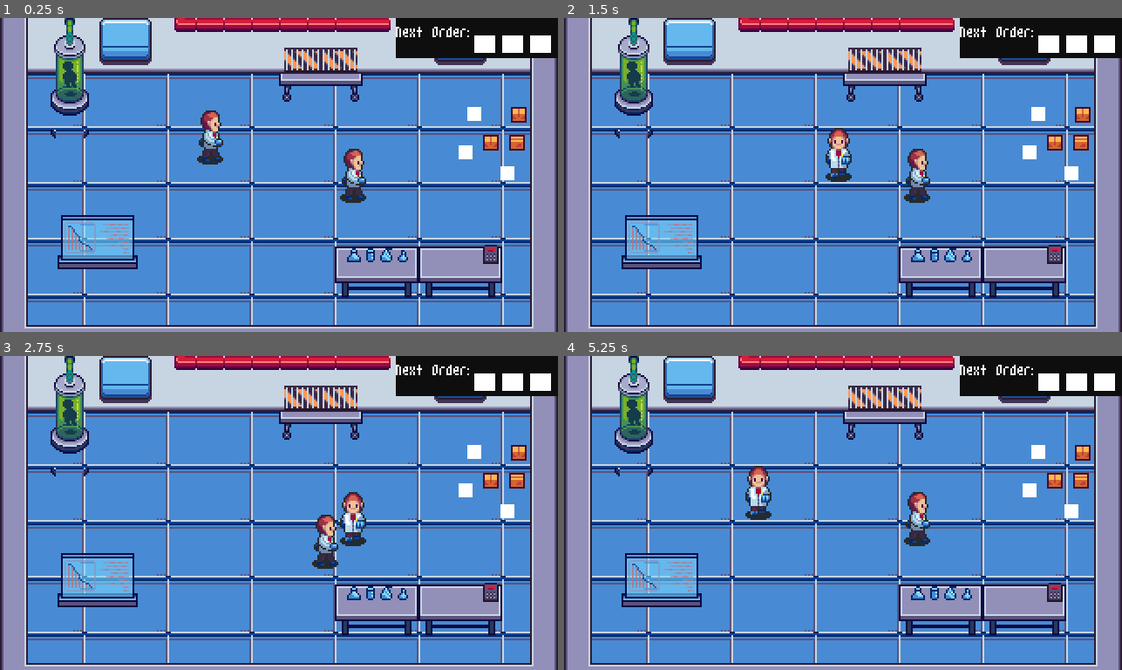
Above: before the commit, frames 1-4 (two rows, left to right).
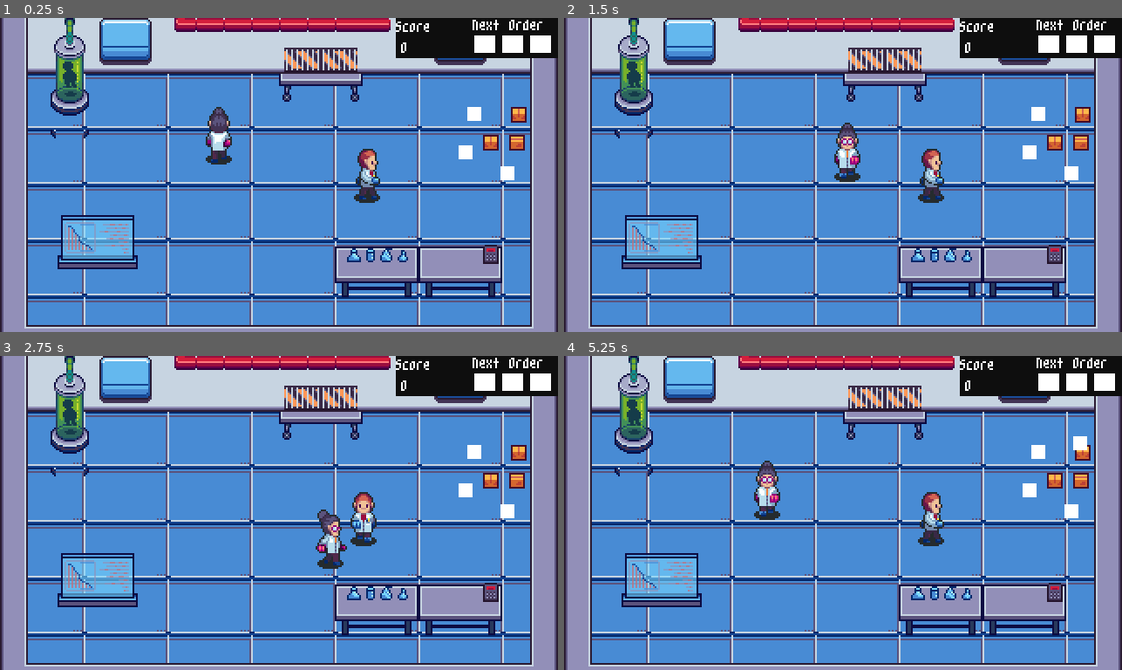
Above: after the commit, the same moments.

Repository: icvara/GERF_videogame
Game: Godot game, scene res://overlab/main_overlab.tscn
Two runs of this game, one before a commit and one after it. Both use one fixed random seed, a clock stepped at 60 frames per second and the inputs below. This scene is started directly instead of the project's main scene.
Inputs (mouse positions are in pixels of both pictures, inside the frame that each line leads up to):
- Up to frame 1 (0.25 s): no input
- Up to frame 2 (1.5 s): tap Enter at 0.5 s; move the mouse to (965, 159) at 0.52 s; hold D (right) 0.53-1.28 s; tap Space (space) at 0.6 s; click (965, 159) at 0.67 s; tap Keypad 0 (space2, bound only after the commit) at 0.8, 1.35 s; move the mouse to (731, 190) at 1.27 s; hold S (down) from 1.28 s (still down)
- Up to frame 3 (2.75 s): tap Space (space) at 1.55 s; move the mouse to (334, 443) at 2.02 s; release S (down) at 2.03 s; hold D (right) from 2.03 s (still down); tap Down (down2) at 2.1 s; tap Keypad 0 (space2, bound only after the commit) at 2.3 s
- Up to frame 4 (5.25 s): move the mouse to (815, 575) at 2.77 s; release D (right) at 2.78 s; hold W (up) 2.78-3.53 s; tap F (fight) at 2.85 s; click (815, 575) at 2.92 s; tap Space (space) at 3.05, 4.55, 5.1 s; move the mouse to (1010, 560) at 3.52 s; hold A (left) 3.53-5.03 s; tap Left (left2) at 3.6 s; tap Keypad 0 (space2, bound only after the commit) at 3.8 s; tap I (inventory) at 4.15 s; move the mouse to (675, 465) at 4.27 s; tap Right (right2) at 4.35 s; move the mouse to (870, 513) at 5.02 s; hold S (down) from 5.03 s (still down); click (870, 513) at 5.17 s

The runs differ from the first frame. In frame 1, 2.1% of the frame differs, in the area x 35-98%, y 0-59%; in frame 2, 2.2%; in frame 3, 1.9%; in frame 4, 2.3%, in the area x 32-98%, y 0-61%.

Commit message:
overlab prototype done?

Diff:
--- /dev/null
+++ b/overlab/Workstation.tscn
@@ -0,0 +1,26 @@
+[gd_scene load_steps=3 format=3 uid="uid://cdyggnuat3b8x"]
+
+[ext_resource type="Script" uid="uid://c586sscvv0c53" path="res://overlab/workstation.gd" id="1_afujj"]
+
+[sub_resource type="RectangleShape2D" id="RectangleShape2D_afujj"]
+size = Vector2(32, 32)
+
+[node name="Workstation" type="StaticBody2D" groups=["workstation"]]
+script = ExtResource("1_afujj")
+
+[node name="CollisionShape2D" type="CollisionShape2D" parent="."]
+shape = SubResource("RectangleShape2D_afujj")
+
+[node name="ProgressBar" type="ProgressBar" parent="."]
+visible = false
+offset_left = -30.0
+offset_top = 19.0
+offset_right = 33.0
+offset_bottom = 28.0
+max_value = 10.0
+show_percentage = false
+
+[node name="Timer" type="Timer" parent="."]
+wait_time = 0.1
+
+[connection signal="timeout" from="Timer" to="." method="_on_timer_timeout"]
--- /dev/null
+++ b/overlab/global_variable_overlab.gd
@@ -0,0 +1,4 @@
+extends Node
+
+
+var score = 0
--- a/overlab/item.gd
+++ b/overlab/item.gd
@@ -1,13 +1,35 @@
-extends RigidBody2D
+extends CharacterBody2D
 
+var player_holding
+
+var item_ID = "DNA"
 
 func PickUP(player):
 	#player.add_child(self)
 	if player.inventory == null:
 		player.inventory = self
+		player_holding = player
+		#linear_damp = 0
+		set_collision_layer_value(1,false)
+
+		#set_physics_process(false)
 
 
 func Drop(player):
 	if player.inventory != null:
 		player.inventory = null
+		player_holding = null
+
+		#linear_damp = 10
+		set_collision_layer_value(1,true)
+		#set_physics_process(true)
 	#get_parent().get_parent().add_child(self)
+
+
+func _physics_process(delta: float) -> void:
+	if player_holding:
+		pass#apply_central_impulse(player_holding.velocity)
+
+'func _process(delta: float) -> void:
+	if player_holding:
+		position = player_holding.position'
--- a/overlab/item.tscn
+++ b/overlab/item.tscn
@@ -2,11 +2,11 @@
 
 [ext_resource type="Script" uid="uid://cqdd4btabtbex" path="res://overlab/item.gd" id="1_axg4c"]
 
-[sub_resource type="RectangleShape2D" id="RectangleShape2D_f7h51"]
+[sub_resource type="RectangleShape2D" id="RectangleShape2D_axg4c"]
 size = Vector2(8, 8)
 
-[node name="Item" type="RigidBody2D"]
-gravity_scale = 0.0
+[node name="Item" type="CharacterBody2D" groups=["Item"]]
+motion_mode = 1
 script = ExtResource("1_axg4c")
 
 [node name="Sprite2D" type="Sprite2D" parent="."]
--- /dev/null
+++ b/overlab/main_overlab.gd
@@ -0,0 +1,12 @@
+extends Node2D
+
+
+@export var item : PackedScene
+
+
+
+
+func _on_timer_timeout() -> void:
+	var new_item = item.instantiate()
+	add_child(new_item)
+	new_item.position = Vector2(randi_range(280,300),randi_range(50,80))
--- a/overlab/main_overlab.tscn
+++ b/overlab/main_overlab.tscn
@@ -1,11 +1,13 @@
-[gd_scene load_steps=20 format=4 uid="uid://dok1ly7rkhme0"]
-
+[gd_scene load_steps=22 format=4 uid="uid://dok1ly7rkhme0"]
+
+[ext_resource type="Script" uid="uid://udpwraov6f2i" path="res://overlab/main_overlab.gd" id="1_d1t8u"]
 [ext_resource type="Texture2D" uid="uid://d5t833l5vfpy" path="res://overlab/asset/16px/tilesFloor.png" id="1_fqx68"]
 [ext_resource type="Texture2D" uid="uid://db1d16uoeyeon" path="res://overlab/asset/16px/tilesStuff.png" id="2_6mshp"]
 [ext_resource type="Texture2D" uid="uid://c4epq437ojbmu" path="res://overlab/asset/16px/tilesWalls.png" id="3_pnjgh"]
 [ext_resource type="PackedScene" uid="uid://bi1v36qu4r7la" path="res://overlab/player.tscn" id="4_cyka4"]
 [ext_resource type="PackedScene" uid="uid://cf6mcq38lapcb" path="res://overlab/item.tscn" id="5_6mshp"]
 [ext_resource type="PackedScene" uid="uid://da3hdpas0g7tu" path="res://overlab/order.tscn" id="5_d1t8u"]
+[ext_resource type="PackedScene" uid="uid://cdyggnuat3b8x" path="res://overlab/Workstation.tscn" id="6_cyka4"]
 [ext_resource type="PackedScene" uid="uid://ccwr8m4wr2mn" path="res://pause_menu.tscn" id="7_pnjgh"]
 
 [sub_resource type="TileSetAtlasSource" id="TileSetAtlasSource_o0fyi"]
@@ -2482,6 +2484,8 @@
 sources/2 = SubResource("TileSetAtlasSource_u5ew8")
 
 [node name="main_overlab" type="Node2D"]
+script = ExtResource("1_d1t8u")
+item = ExtResource("5_6mshp")
 
 [node name="TileMapLayer" type="TileMapLayer" parent="."]
 tile_map_data = PackedByteArray("AAAJAAgAAAAIAAoAAAAGAAUAAAAIAAsAAAAGAAYAAAAIAAoAAAAHAAUAAAAJAAsAAAAHAAYAAAAJAAoAAAAIAA …(3952 unchanged characters)…
@@ -2515,9 +2519,26 @@
 [node name="Item3" parent="." instance=ExtResource("5_6mshp")]
 position = Vector2(291, 89)
 
+[node name="workstation" parent="." instance=ExtResource("6_cyka4")]
+position = Vector2(215, 140)
+
+[node name="workstation2" parent="." instance=ExtResource("6_cyka4")]
+position = Vector2(181, 31)
+ID = 2
+
+[node name="workstation3" parent="." instance=ExtResource("6_cyka4")]
+position = Vector2(38, 34)
+ID = 1
+
 [node name="CanvasLayer" type="CanvasLayer" parent="."]
 
 [node name="Control" parent="CanvasLayer" instance=ExtResource("5_d1t8u")]
 
 [node name="Pause_menu" parent="CanvasLayer" instance=ExtResource("7_pnjgh")]
 visible = false
+
+[node name="Timer" type="Timer" parent="."]
+wait_time = 5.0
+autostart = true
+
+[connection signal="timeout" from="Timer" to="." method="_on_timer_timeout"]
--- /dev/null
+++ b/overlab/order.gd
@@ -0,0 +1,5 @@
+extends Control
+
+
+func _process(delta: float) -> void:
+	$score_value.text = str(GlobalVariableOverlab.score)
--- a/overlab/order.tscn
+++ b/overlab/order.tscn
@@ -1,12 +1,15 @@
-[gd_scene format=3 uid="uid://da3hdpas0g7tu"]
+[gd_scene load_steps=2 format=3 uid="uid://da3hdpas0g7tu"]
 
-[node name="Control" type="Control"]
+[ext_resource type="Script" uid="uid://ds0fvv6cqd5da" path="res://overlab/order.gd" id="1_0iahy"]
+
+[node name="Order" type="Control"]
 layout_mode = 3
 anchors_preset = 15
 anchor_right = 1.0
 anchor_bottom = 1.0
 grow_horizontal = 2
 grow_vertical = 2
+script = ExtResource("1_0iahy")
 
 [node name="ColorRect" type="ColorRect" parent="."]
 layout_mode = 1
@@ -20,10 +23,27 @@
 
 [node name="Label" type="Label" parent="."]
 layout_mode = 0
+offset_left = 271.0
+offset_top = -4.0
+offset_right = 314.0
+offset_bottom = 9.0
+text = "Next Order"
+
+[node name="Label2" type="Label" parent="."]
+layout_mode = 0
 offset_left = 227.0
-offset_right = 267.0
-offset_bottom = 13.0
-text = "Next Order:"
+offset_top = -3.0
+offset_right = 270.0
+offset_bottom = 10.0
+text = "Score"
+
+[node name="score_value" type="Label" parent="."]
+layout_mode = 0
+offset_left = 230.0
+offset_top = 9.0
+offset_right = 273.0
+offset_bottom = 22.0
+text = "0"
 
 [node name="HBoxContainer" type="HBoxContainer" parent="."]
 layout_mode = 0
--- a/overlab/player.gd
+++ b/overlab/player.gd
@@ -2,10 +2,16 @@
 
 var SPEED = 50
 var interacting_with
+var interacting_with_workstation
 var inventory
+var push_force =  80
 @export var playerID = 1
 
+
+
 func _physics_process(delta):
+	if 	get_node("AnimatedSprite2D_"+str(playerID)).is_visible() == false:
+		get_node("AnimatedSprite2D_"+str(playerID)).show()
 
 	var direction = null
 	if playerID == 1:
@@ -19,44 +25,68 @@
 		velocity = Vector2(0,0)
 
 	if direction.x < 0:
-		$AnimatedSprite2D.play("left")
+		get_node("AnimatedSprite2D_"+str(playerID)).play("left")
 	elif direction.x > 0:
-		$AnimatedSprite2D.play("right")
+		get_node("AnimatedSprite2D_"+str(playerID)).play("right")
 	elif direction.y > 0:
-		$AnimatedSprite2D.play("front")
+		get_node("AnimatedSprite2D_"+str(playerID)).play("front")
 	elif direction.y < 0:
-		$AnimatedSprite2D.play("back")
+		get_node("AnimatedSprite2D_"+str(playerID)).play("back")
 	else:
-		$AnimatedSprite2D.stop()
+		get_node("AnimatedSprite2D_"+str(playerID)).stop()
 
 	move_and_slide()
+
+	for i in get_slide_collision_count():
+		var c = get_slide_collision(i)
+		if c.get_collider() is RigidBody2D:
+			c.get_collider().apply_central_impulse(-c.get_normal()*push_force)
+
 	if inventory != null:
+		#inventory.apply_central_force(velocity)
 		inventory.global_position = global_position
 
-	if Input.is_action_just_pressed("space"):
-		print(interacting_with)
-		print(inventory)
-		if interacting_with != null:
-			if inventory == null:
-				print("emptz")
-				interacting_with.PickUP(self)
+	if playerID == 1:
+		if Input.is_action_just_pressed("space"):
+			if interacting_with_workstation:
+				interacting_with_workstation.Use(self)
 			else:
-				print("emptz but busy")
-				inventory.Drop(self)
+				if interacting_with != null:
+					if inventory == null:
+						interacting_with.PickUP(self)
+					else:
+						inventory.Drop(self)
+				elif inventory != null:
+					inventory.Drop(self)
 
-		elif inventory != null:
-			print("non emptz")
-			inventory.Drop(self)
+
+	else:
+		if Input.is_action_just_pressed("space2"):
+			if interacting_with_workstation:
+				interacting_with_workstation.Use(self)
+			else:
+				if interacting_with != null:
+					if inventory == null:
+						interacting_with.PickUP(self)
+					else:
+						inventory.Drop(self)
+				elif inventory != null:
+					inventory.Drop(self)
 
 
 
 
 func _on_area_2d_body_entered(body: Node2D) -> void:
-	if body.name == "Item":
+	if body.is_in_group("Item"):
 		interacting_with = body
+	if body.is_in_group("workstation"):
+		interacting_with_workstation = body
 
 
 func _on_area_2d_body_exited(body: Node2D) -> void:
-	if body.name == "Item":
+	if body.is_in_group("Item"):
 		if interacting_with == body:
 			interacting_with = null
+	if body.is_in_group("workstation"):
+		if interacting_with_workstation == body:
+			interacting_with_workstation = null
--- a/overlab/player.tscn
+++ b/overlab/player.tscn
@@ -1,67 +1,67 @@
-[gd_scene load_steps=18 format=3 uid="uid://bi1v36qu4r7la"]
+[gd_scene load_steps=31 format=3 uid="uid://bi1v36qu4r7la"]
 
 [ext_resource type="Texture2D" uid="uid://dxyjteves365y" path="res://overlab/asset/LabNPCs.png" id="1_4flbx"]
 [ext_resource type="Script" uid="uid://cjl5qyyniji7v" path="res://overlab/player.gd" id="1_onrkg"]
 
-[sub_resource type="AtlasTexture" id="AtlasTexture_onrkg"]
-atlas = ExtResource("1_4flbx")
-region = Rect2(8, 144, 32, 48)
-
-[sub_resource type="AtlasTexture" id="AtlasTexture_i3pqv"]
-atlas = ExtResource("1_4flbx")
-region = Rect2(40, 144, 32, 48)
-
-[sub_resource type="AtlasTexture" id="AtlasTexture_hqtel"]
-atlas = ExtResource("1_4flbx")
-region = Rect2(72, 144, 32, 48)
-
-[sub_resource type="AtlasTexture" id="AtlasTexture_sweqy"]
-atlas = ExtResource("1_4flbx")
-region = Rect2(8, 0, 32, 48)
-
-[sub_resource type="AtlasTexture" id="AtlasTexture_2hs0m"]
-atlas = ExtResource("1_4flbx")
-region = Rect2(40, 0, 32, 48)
-
-[sub_resource type="AtlasTexture" id="AtlasTexture_1jxqw"]
-atlas = ExtResource("1_4flbx")
-region = Rect2(72, 0, 32, 48)
-
-[sub_resource type="AtlasTexture" id="AtlasTexture_dw050"]
-atlas = ExtResource("1_4flbx")
-region = Rect2(8, 96, 32, 48)
-
-[sub_resource type="AtlasTexture" id="AtlasTexture_b26j0"]
-atlas = ExtResource("1_4flbx")
-region = Rect2(40, 96, 32, 48)
-
-[sub_resource type="AtlasTexture" id="AtlasTexture_n7ghd"]
-atlas = ExtResource("1_4flbx")
-region = Rect2(72, 96, 32, 48)
-
-[sub_resource type="AtlasTexture" id="AtlasTexture_nvl01"]
-atlas = ExtResource("1_4flbx")
-region = Rect2(8, 48, 32, 48)
-
-[sub_resource type="AtlasTexture" id="AtlasTexture_ivps1"]
-atlas = ExtResource("1_4flbx")
-region = Rect2(40, 48, 32, 48)
-
-[sub_resource type="AtlasTexture" id="AtlasTexture_urp6f"]
-atlas = ExtResource("1_4flbx")
-region = Rect2(72, 48, 32, 48)
-
-[sub_resource type="SpriteFrames" id="SpriteFrames_bwjto"]
+[sub_resource type="AtlasTexture" id="AtlasTexture_j74bp"]
+atlas = ExtResource("1_4flbx")
+region = Rect2(99, 144, 33, 48)
+
+[sub_resource type="AtlasTexture" id="AtlasTexture_c3mw4"]
+atlas = ExtResource("1_4flbx")
+region = Rect2(132, 144, 33, 48)
+
+[sub_resource type="AtlasTexture" id="AtlasTexture_a8qsc"]
+atlas = ExtResource("1_4flbx")
+region = Rect2(165, 144, 33, 48)
+
+[sub_resource type="AtlasTexture" id="AtlasTexture_i82n1"]
+atlas = ExtResource("1_4flbx")
+region = Rect2(99, 0, 33, 48)
+
+[sub_resource type="AtlasTexture" id="AtlasTexture_1qpev"]
+atlas = ExtResource("1_4flbx")
+region = Rect2(132, 0, 33, 48)
+
+[sub_resource type="AtlasTexture" id="AtlasTexture_u0kxo"]
+atlas = ExtResource("1_4flbx")
+region = Rect2(165, 0, 33, 48)
+
+[sub_resource type="AtlasTexture" id="AtlasTexture_aane6"]
+atlas = ExtResource("1_4flbx")
+region = Rect2(165, 96, 33, 48)
+
+[sub_resource type="AtlasTexture" id="AtlasTexture_q08ci"]
+atlas = ExtResource("1_4flbx")
+region = Rect2(132, 96, 33, 48)
+
+[sub_resource type="AtlasTexture" id="AtlasTexture_hhkod"]
+atlas = ExtResource("1_4flbx")
+region = Rect2(99, 96, 33, 48)
+
+[sub_resource type="AtlasTexture" id="AtlasTexture_w8t1s"]
+atlas = ExtResource("1_4flbx")
+region = Rect2(165, 48, 33, 48)
+
+[sub_resource type="AtlasTexture" id="AtlasTexture_kw1ru"]
+atlas = ExtResource("1_4flbx")
+region = Rect2(132, 48, 33, 48)
+
+[sub_resource type="AtlasTexture" id="AtlasTexture_yy63t"]
+atlas = ExtResource("1_4flbx")
+region = Rect2(99, 48, 33, 48)
+
+[sub_resource type="SpriteFrames" id="SpriteFrames_j74bp"]
 animations = [{
 "frames": [{
 "duration": 1.0,
-"texture": SubResource("AtlasTexture_onrkg")
-}, {
-"duration": 1.0,
-"texture": SubResource("AtlasTexture_i3pqv")
-}, {
-"duration": 1.0,
-"texture": SubResource("AtlasTexture_hqtel")
+"texture": SubResource("AtlasTexture_j74bp")
+}, {
+"duration": 1.0,
+"texture": SubResource("AtlasTexture_c3mw4")
+}, {
+"duration": 1.0,
+"texture": SubResource("AtlasTexture_a8qsc")
 }],
 "loop": true,
 "name": &"back",
@@ -69,13 +69,13 @@
 }, {
 "frames": [{
 "duration": 1.0,
-"texture": SubResource("AtlasTexture_sweqy")
-}, {
-"duration": 1.0,
-"texture": SubResource("AtlasTexture_2hs0m")
-}, {
-"duration": 1.0,
-"texture": SubResource("AtlasTexture_1jxqw")
+"texture": SubResource("AtlasTexture_i82n1")
+}, {
+"duration": 1.0,
+"texture": SubResource("AtlasTexture_1qpev")
+}, {
+"duration": 1.0,
+"texture": SubResource("AtlasTexture_u0kxo")
 }],
 "loop": true,
 "name": &"front",
@@ -83,13 +83,13 @@
 }, {
 "frames": [{
 "duration": 1.0,
-"texture": SubResource("AtlasTexture_dw050")
-}, {
-"duration": 1.0,
-"texture": SubResource("AtlasTexture_b26j0")
-}, {
-"duration": 1.0,
-"texture": SubResource("AtlasTexture_n7ghd")
+"texture": SubResource("AtlasTexture_aane6")
+}, {
+"duration": 1.0,
+"texture": SubResource("AtlasTexture_q08ci")
+}, {
+"duration": 1.0,
+"texture": SubResource("AtlasTexture_hhkod")
 }],
 "loop": true,
 "name": &"left",
@@ -97,13 +97,120 @@
 }, {
 "frames": [{
 "duration": 1.0,
-"texture": SubResource("AtlasTexture_nvl01")
-}, {
-"duration": 1.0,
-"texture": SubResource("AtlasTexture_ivps1")
-}, {
-"duration": 1.0,
-"texture": SubResource("AtlasTexture_urp6f")
+"texture": SubResource("AtlasTexture_w8t1s")
+}, {
+"duration": 1.0,
+"texture": SubResource("AtlasTexture_kw1ru")
+}, {
+"duration": 1.0,
+"texture": SubResource("AtlasTexture_yy63t")
+}],
+"loop": true,
+"name": &"right",
+"speed": 5.0
+}]
+
+[sub_resource type="AtlasTexture" id="AtlasTexture_yl07o"]
+atlas = ExtResource("1_4flbx")
+region = Rect2(66, 144, 33, 48)
+
+[sub_resource type="AtlasTexture" id="AtlasTexture_eeog2"]
+atlas = ExtResource("1_4flbx")
+region = Rect2(33, 144, 33, 48)
+
+[sub_resource type="AtlasTexture" id="AtlasTexture_as6f0"]
+atlas = ExtResource("1_4flbx")
+region = Rect2(0, 144, 33, 48)
+
+[sub_resource type="AtlasTexture" id="AtlasTexture_705ls"]
+atlas = ExtResource("1_4flbx")
+region = Rect2(66, 0, 33, 48)
+
+[sub_resource type="AtlasTexture" id="AtlasTexture_17jx5"]
+atlas = ExtResource("1_4flbx")
+region = Rect2(33, 0, 33, 48)
+
+[sub_resource type="AtlasTexture" id="AtlasTexture_0g0kc"]
+atlas = ExtResource("1_4flbx")
+region = Rect2(0, 0, 33, 48)
+
+[sub_resource type="AtlasTexture" id="AtlasTexture_8u717"]
+atlas = ExtResource("1_4flbx")
+region = Rect2(66, 96, 33, 48)
+
+[sub_resource type="AtlasTexture" id="AtlasTexture_2wwps"]
+atlas = ExtResource("1_4flbx")
+region = Rect2(33, 96, 33, 48)
+
+[sub_resource type="AtlasTexture" id="AtlasTexture_mwugy"]
+atlas = ExtResource("1_4flbx")
+region = Rect2(0, 96, 33, 48)
+
+[sub_resource type="AtlasTexture" id="AtlasTexture_ymhdv"]
+atlas = ExtResource("1_4flbx")
+region = Rect2(0, 48, 33, 48)
+
+[sub_resource type="AtlasTexture" id="AtlasTexture_klstf"]
+atlas = ExtResource("1_4flbx")
+region = Rect2(33, 48, 33, 48)
+
+[sub_resource type="AtlasTexture" id="AtlasTexture_ycjl6"]
+atlas = ExtResource("1_4flbx")
+region = Rect2(66, 48, 33, 48)
+
+[sub_resource type="SpriteFrames" id="SpriteFrames_qg2n5"]
+animations = [{
+"frames": [{
+"duration": 1.0,
+"texture": SubResource("AtlasTexture_yl07o")
+}, {
+"duration": 1.0,
+"texture": SubResource("AtlasTexture_eeog2")
+}, {
+"duration": 1.0,
+"texture": SubResource("AtlasTexture_as6f0")
+}],
+"loop": true,
+"name": &"back",
+"speed": 5.0
+}, {
+"frames": [{
+"duration": 1.0,
+"texture": SubResource("AtlasTexture_705ls")
+}, {
+"duration": 1.0,
+"texture": SubResource("AtlasTexture_17jx5")
+}, {
+"duration": 1.0,
+"texture": SubResource("AtlasTexture_0g0kc")
+}],
+"loop": true,
+"name": &"front",
+"speed": 5.0
+}, {
+"frames": [{
+"duration": 1.0,
+"texture": SubResource("AtlasTexture_8u717")
+}, {
+"duration": 1.0,
+"texture": SubResource("AtlasTexture_2wwps")
+}, {
+"duration": 1.0,
+"texture": SubResource("AtlasTexture_mwugy")
+}],
+"loop": true,
+"name": &"left",
+"speed": 5.0
+}, {
+"frames": [{
+"duration": 1.0,
+"texture": SubResource("AtlasTexture_ymhdv")
+}, {
+"duration": 1.0,
+"texture": SubResource("AtlasTexture_klstf")
+}, {
+"duration": 1.0,
+"texture": SubResource("AtlasTexture_ycjl6")
 }],
 "loop": true,
 "name": &"right",
@@ -117,10 +224,17 @@
 radius = 19.0
 
 [node name="player" type="CharacterBody2D"]
+motion_mode = 1
 script = ExtResource("1_onrkg")
 
-[node name="AnimatedSprite2D" type="AnimatedSprite2D" parent="."]
-sprite_frames = SubResource("SpriteFrames_bwjto")
+[node name="AnimatedSprite2D_1" type="AnimatedSprite2D" parent="."]
+visible = false
+sprite_frames = SubResource("SpriteFrames_j74bp")
+animation = &"back"
+
+[node name="AnimatedSprite2D_2" type="AnimatedSprite2D" parent="."]
+visible = false
+sprite_frames = SubResource("SpriteFrames_qg2n5")
 animation = &"right"
 
 [node name="CollisionShape2D" type="CollisionShape2D" parent="."]
--- /dev/null
+++ b/overlab/workstation.gd
@@ -0,0 +1,40 @@
+extends StaticBody2D
+
+
+@export var ID = 0
+
+var action_time = 1.0
+var added_item
+var task_finshed = false
+
+var input_output = ["DNA","transformed_cell","bioproduct","finished"]
+var color_debug = [Color(0,0,0),Color(1,0,0),Color(0,1,0),Color(1,1,1)]
+
+func Use(player):
+	if player.inventory:
+		if player.inventory.item_ID == input_output[ID]:
+			if ID == 2:
+				player.inventory.queue_free()
+				GlobalVariableOverlab.score += 100
+			else:
+				$Timer.start()
+				$ProgressBar.show()
+				added_item = player.inventory
+				player.inventory.Drop(player)
+				added_item.position = position + Vector2(0,0)
+
+	elif player.inventory == null and task_finshed:
+		if added_item:
+			added_item.PickUP(player)
+			added_item = null
+			task_finshed = false
+
+func _on_timer_timeout() -> void:
+	$ProgressBar.value += 1
+	if $ProgressBar.value == 10:
+		task_finshed = true
+		$Timer.stop()
+		$ProgressBar.hide()
+		$ProgressBar.value = 0
+		added_item.get_node("ColorRect").color = color_debug[ID+1]
+		added_item.item_ID = input_output[ID+1]
--- a/project.godot
+++ b/project.godot
@@ -14,6 +14,10 @@
 run/main_scene="res://start_menu.tscn"
 config/features=PackedStringArray("4.4", "Forward Plus")
 config/icon="res://icon.svg"
+
+[autoload]
+
+GlobalVariableOverlab="*res://overlab/global_variable_overlab.gd"
 
 [display]
 
@@ -87,6 +91,11 @@
 "events": [Object(InputEventKey,"resource_local_to_scene":false,"resource_name":"","device":-1,"window_id":0,"alt_press …(195 unchanged characters)…
 ]
 }
+space2={
+"deadzone": 0.2,
+"events": [Object(InputEventKey,"resource_local_to_scene":false,"resource_name":"","device":-1,"window_id":0,"alt_pressed":false,"shift_pressed":false,"ctrl_pressed":false,"meta_pressed":false,"pressed":false,"keycode":0,"physical_keycode":4194438,"key_label":0,"unicode":0,"location":0,"echo":false,"script":null)
+]
+}
 
 [rendering]
 
Not shown, added: overlab/global_variable_overlab.gd.uid
Not shown: 1 places in overlab/item.tscn that only renumber resources
Not shown, added: overlab/main_overlab.gd.uid
Not shown, added: overlab/order.gd.uid
Not shown, added: overlab/workstation.gd.uid
